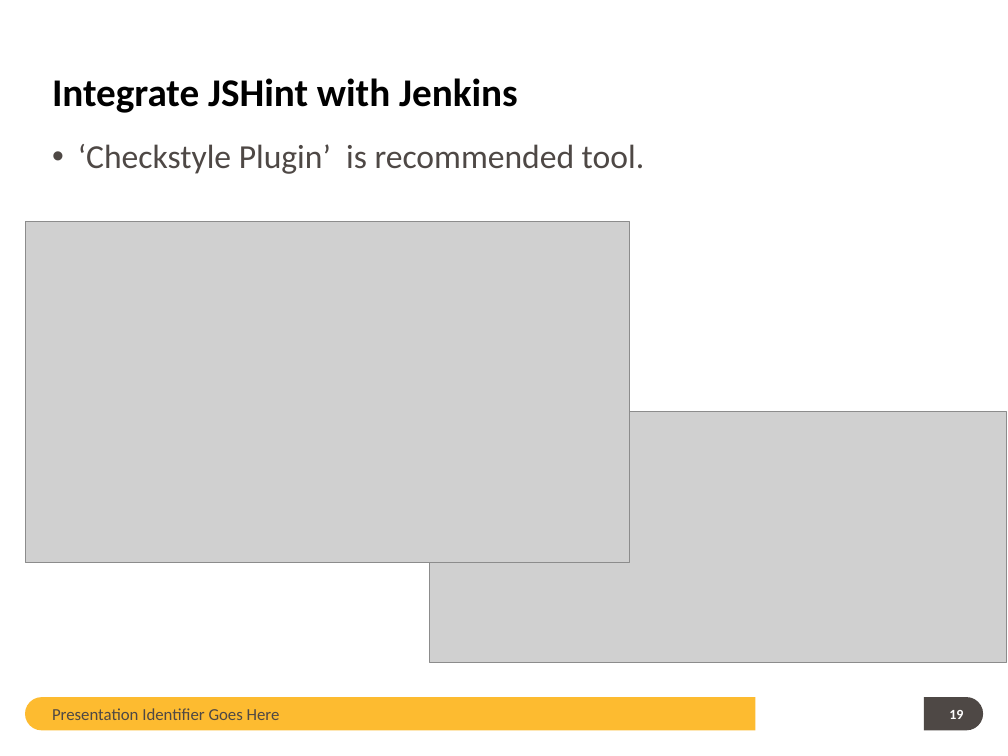
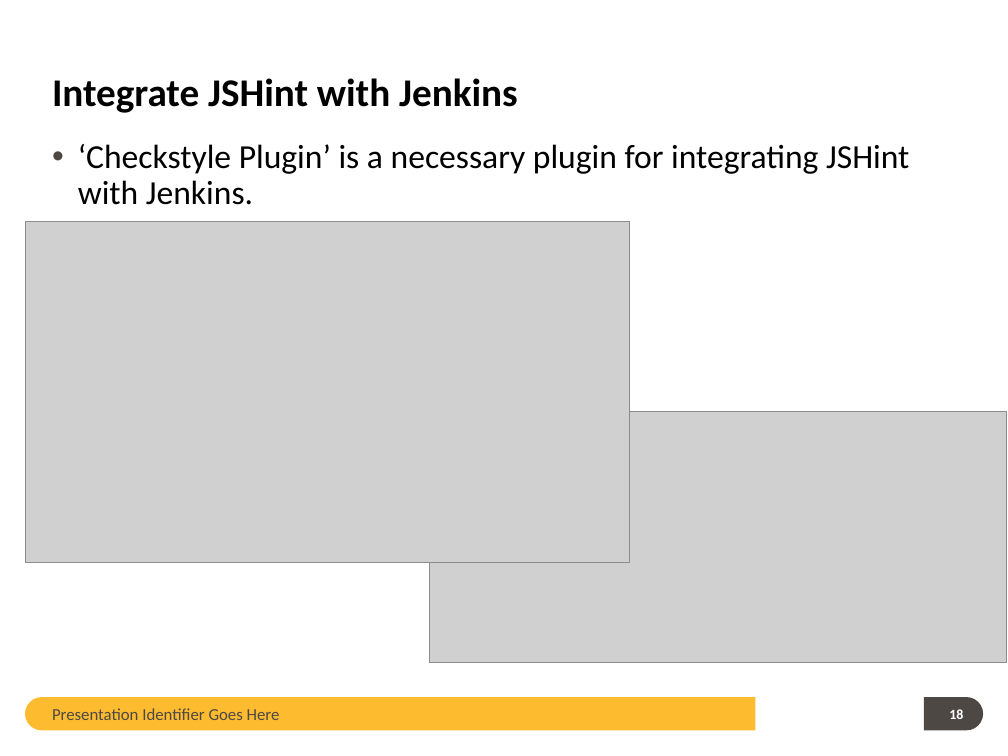
Before and after one commit to guangweiqiao/EIMS, a slide deck: slide 18 of EIMS/doc/JSHint TOI.pptx (slide 19 before the commit). Drawn at 1008x756 pixels with LibreOffice and Linux fonts; fonts in the diff are those of the drawing; grey boxes stand for pictures; background and template pictures are left out. Boxes give left, top, right and bottom in pixels: in the first picture for what was removed or moved away, otherwise in the second. Text is boxed around its words. In the diff, an @@ line names an element or a change of style, - is before the commit and + after.

```diff
--- a/EIMS/doc/JSHint TOI.pptx
+++ b/EIMS/doc/JSHint TOI.pptx
@@ text at (x1=78, y1=144, x2=909, y2=205): text changed; text colour #4E4845 to #000000 @@
-• ‘Checkstyle Plugin’ is recommended tool.
+• ‘Checkstyle Plugin’ is a necessary plugin for integrating JSHint with Jenkins.
@@ page number at (x1=949, y1=709, x2=963, y2=719): text changed @@
-19
+18
```
Also in this commit, not shown: 13 other slides changed, 1 slide removed.
